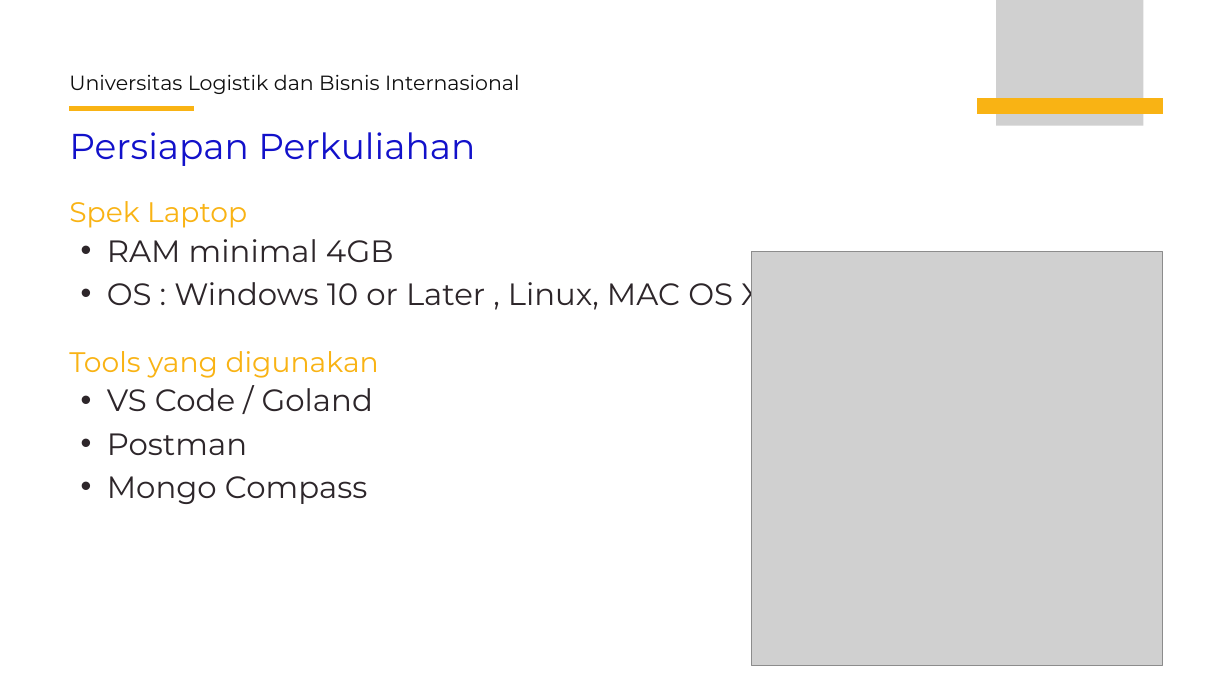
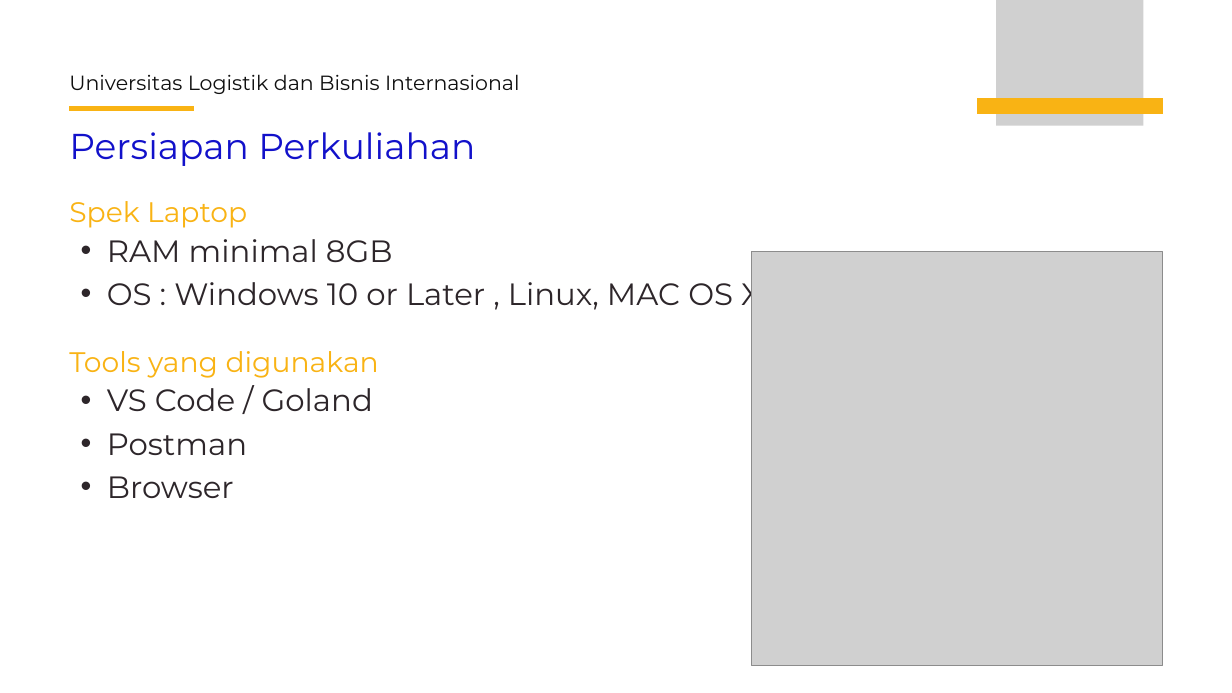
Before and after one commit to indrariksa/PemrogramanIII_2026, a slide deck: slide 11 of Week01/Pertemuan 1.pptx. Drawn at 1232x693 pixels with LibreOffice and Linux fonts; fonts in the diff are those of the drawing; grey boxes stand for pictures. Boxes give left, top, right and bottom in pixels: in the first picture for what was removed or moved away, otherwise in the second. Text is boxed around its words. In the diff, an @@ line names an element or a change of style, - is before the commit and + after.

```diff
--- a/Week01/Pertemuan 1.pptx
+++ b/Week01/Pertemuan 1.pptx
@@ text at box(107, 239, 393, 262): text changed @@
-  • RAM minimal 4GB
+  • RAM minimal 8GB
@@ text at box(107, 476, 234, 498): text changed @@
-  • Mongo Compass
+  • Browser
```
Also in this commit, not shown: 6 other slides changed, 4 other files.
